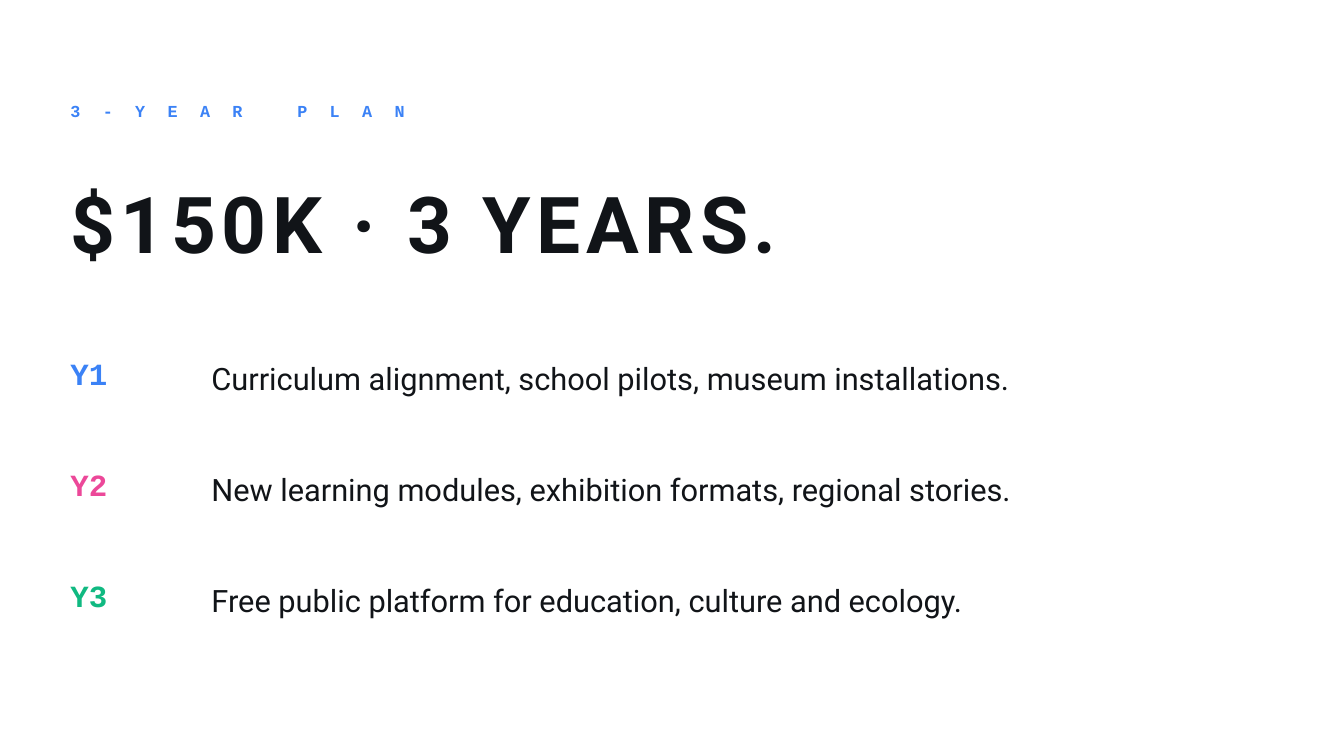
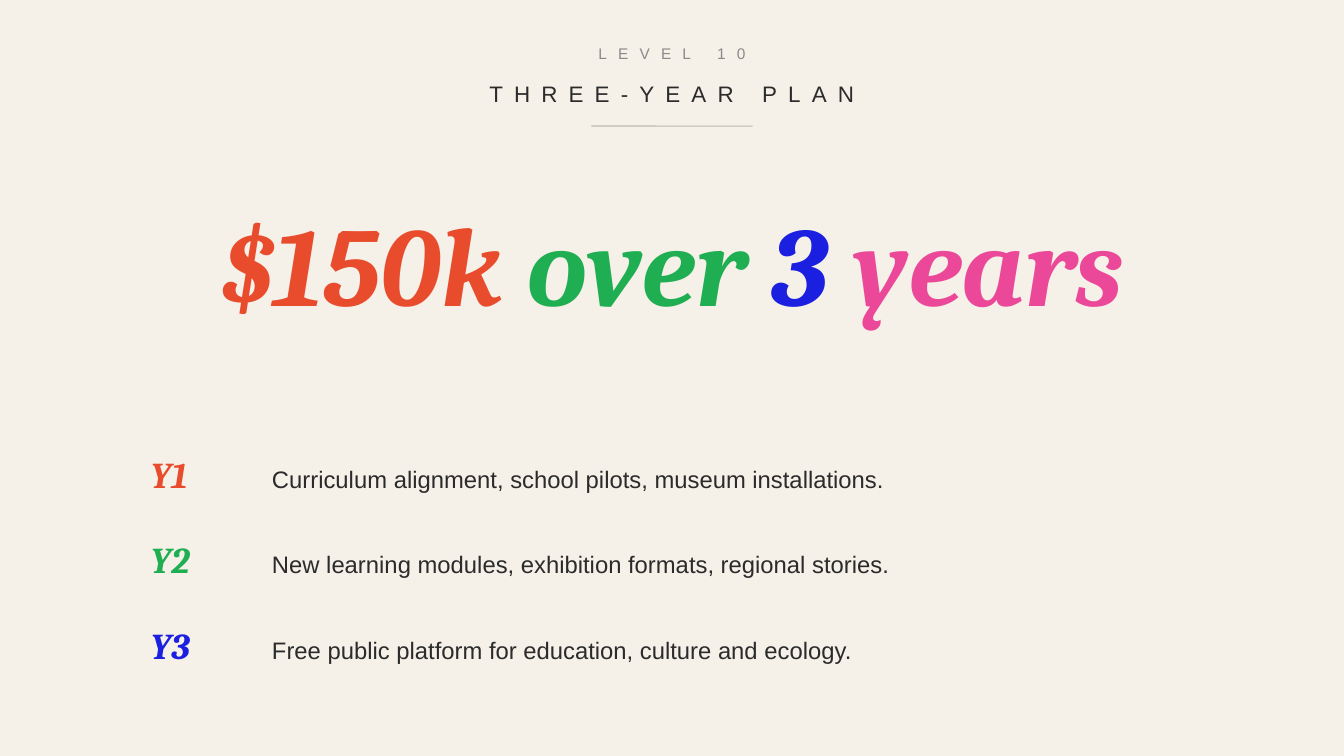
Before and after one commit to timateus/aral3d, a slide deck: slide 11 of public/aral3d-presentation.pptx. Drawn at 1344x756 pixels with LibreOffice and Linux fonts; fonts in the diff are those of the drawing. Boxes give left, top, right and bottom in pixels: in the first picture for what was removed or moved away, otherwise in the second. Text is boxed around its words. In the diff, an @@ line names an element or a change of style, - is before the commit and + after.

```diff
--- a/public/aral3d-presentation.pptx
+++ b/public/aral3d-presentation.pptx
@@ background #FFFFFF to #F5F0E8 @@
@@ text added at (0,35,1344,71), 11 pt, text #8A8A8A @@
+LEVEL 10
@@ text at (70,106,80,117): text changed; size 12 to 16 pt; font Courier New to Arial; text colour #3B82F6 to #2B2B2B; bold off @@
-3-YEAR PLAN
+THREE-YEAR PLAN
@@ line added from (592, 126) to (753, 126), #BFB9AE 0.75 pt @@
@@ text at (220,222,1124,331): text changed; size 56 to 80 pt; font Roboto to Cambria; text colour #111418 to #E84C2C; italic on @@
-$150K · 3 YEARS.
+$150k over 3 years
@@ text "Y1": place and size @@
-text "Y1" at (70,364,107,385)
+text "Y1" at (151,463,187,488)
@@ text "Y1" at (151,463,187,488): size 22 to 26 pt, font Courier New to Cambria, text colour #3B82F6 to #E84C2C, italic on @@
@@ size 22 to 17 pt, font Roboto to Arial, text colour #111418 to #2B2B2B in 3 elements at (272,641,851,664), (272,555,889,578), (272,470,883,493) @@
@@ text "Curriculum alignment, school pilots, museum ...": place and size @@
-text "Curriculum alignment, school pilots, museum ..." at (211,367,1009,397)
+text "Curriculum alignment, school pilots, museum ..." at (272,470,883,493)
@@ text "Y2": place and size @@
-text "Y2" at (70,475,107,496)
+text "Y2" at (151,548,190,573)
@@ text "Y2" at (151,548,190,573): size 22 to 26 pt, font Courier New to Cambria, text colour #EC4899 to #1FAE52, italic on @@
@@ text "New learning modules, exhibition formats, ...": place and size @@
-text "New learning modules, exhibition formats, ..." at (211,477,1010,508)
+text "New learning modules, exhibition formats, ..." at (272,555,889,578)
@@ text "Y3": place and size @@
-text "Y3" at (70,586,107,608)
+text "Y3" at (151,634,190,660)
@@ text "Y3" at (151,634,190,660): size 22 to 26 pt, font Courier New to Cambria, text colour #10B981 to #1A1FE0, italic on @@
@@ text "Free public platform for education, ...": place and size @@
-text "Free public platform for education, ..." at (211,588,962,619)
+text "Free public platform for education, ..." at (272,641,851,664)
```
Also in this commit, not shown: 11 other slides changed, 3 slides added, 3 slides removed.
